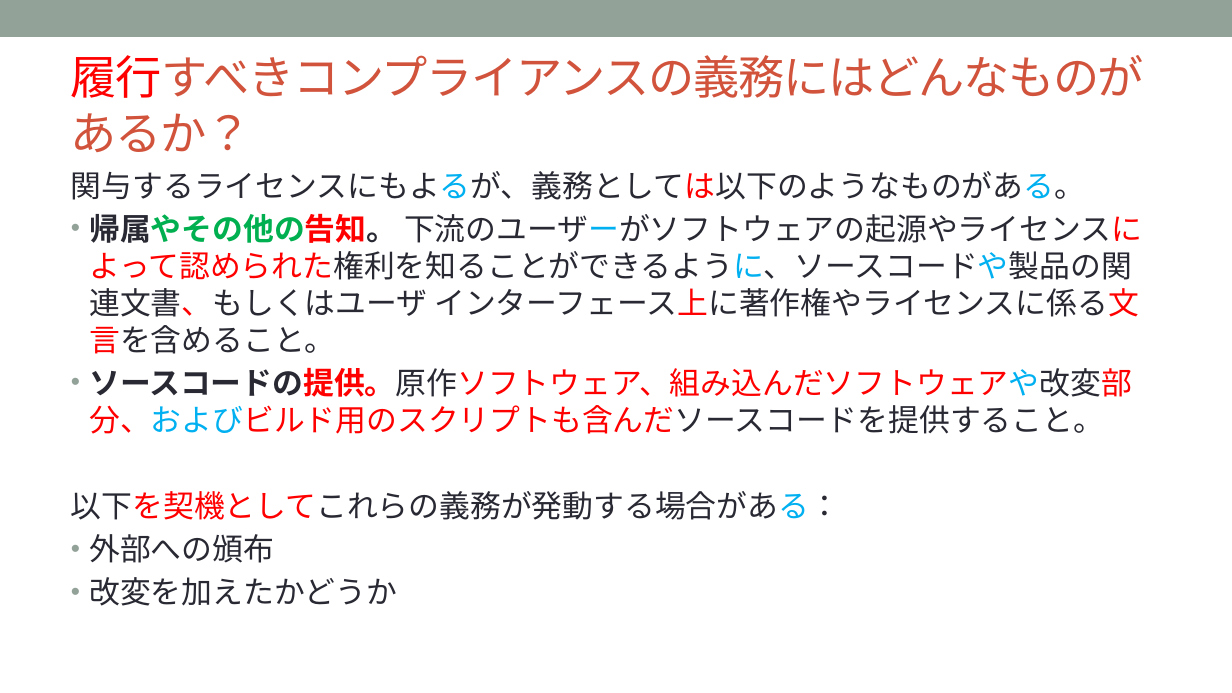
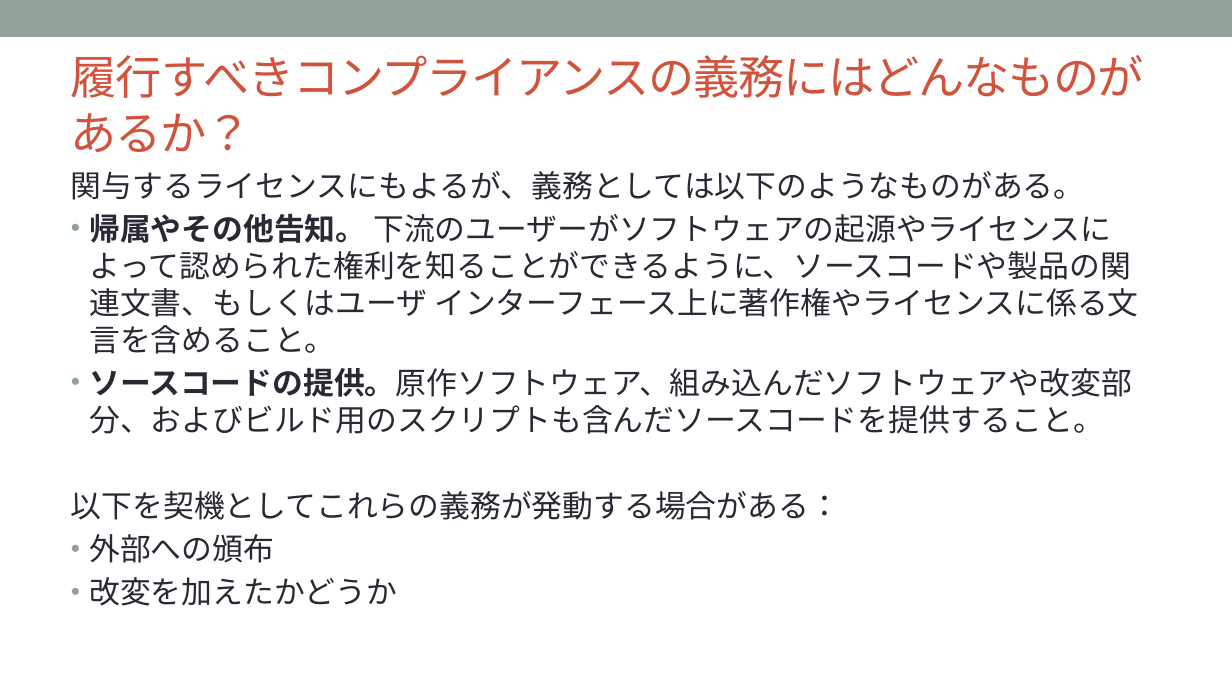
Before and after one commit to OpenChain-Project/Curriculum-Translation-JP, a slide deck: slide 25 of RC/openchain-curriculum-release-2-jp_rc1.0.pptx. Drawn at 1232x693 pixels with LibreOffice and Linux fonts; fonts in the diff are those of the drawing; background and template pictures are left out. Boxes give left, top, right and bottom in pixels: in the first picture for what was removed or moved away, otherwise in the second. Text is boxed around its words. In the diff, an @@ line names an element or a change of style, - is before the commit and + after.

```diff
--- a/RC/openchain-curriculum-release-2-jp_rc1.0.pptx
+++ b/RC/openchain-curriculum-release-2-jp_rc1.0.pptx
@@ title "履行すべきコンプライアンスの義務にはどんなものがあるか？" at (71, 55, 1144, 152): text colour #FF0000 to #D2533C in "履行すべきコンプライアンスの義務にはどんなものがあるか？" @@
@@ text at (71, 171, 1132, 520): text colour #00B0F0 to #292934, text colour #FF0000 to #292934 in "関与するライセンスにもよるが、義務としては以下のようなものがある。", "ソースコードの提供。原作ソフトウェア、組み込んだソフトウェアや改変部分、およびビルド用のスクリプトも含んだソースコードを ...", "以下を契機としてこれらの義務が発動する場合がある：" @@
@@ text at (89, 214, 1138, 354): text changed @@
-• 帰属やその他の告知。 下流のユーザーがソフトウェアの起源やライセンスによって認められた権利を知ることができるように、ソースコードや製品の関連文書、もしくはユーザ インターフェース上に著作権やライセンスに係る文言を含めること。
+• 帰属やその他告知。 下流のユーザーがソフトウェアの起源やライセンスによって認められた権利を知ることができるように、ソースコードや製品の関連文書、もしくはユーザ インターフェース上に著作権やライセンスに係る文言を含めること。
```
Also in this commit, not shown: 21 other slides changed.
